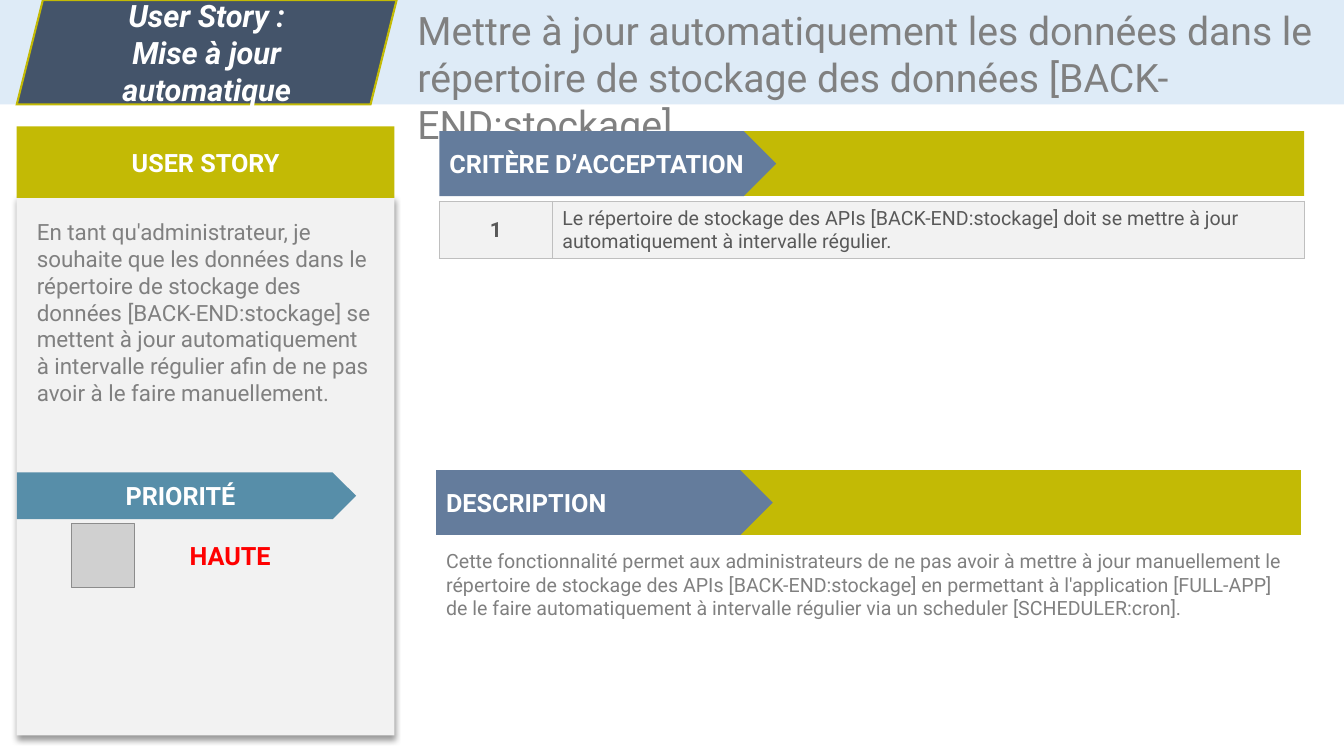
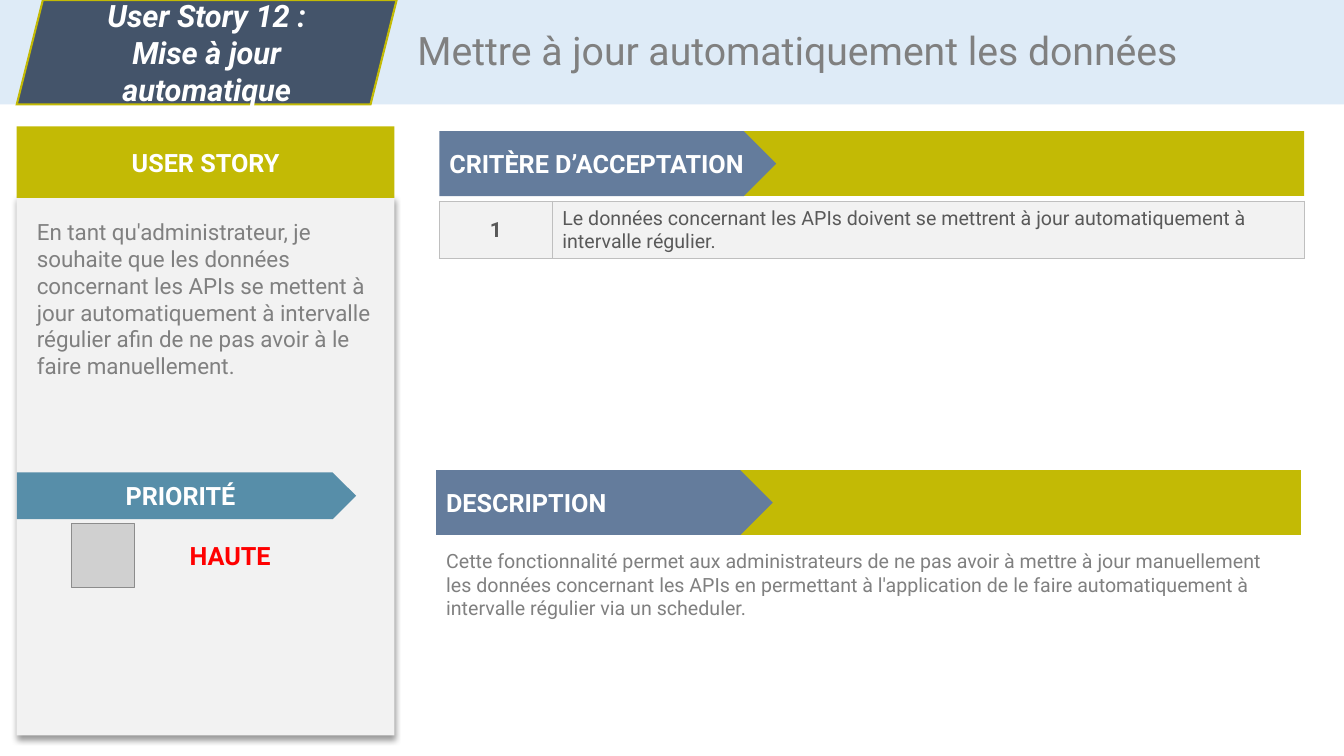
Before and after one commit to CC4K/api-catalog-development, a slide deck: slide 13 of reports/user-stories/user-stories.odp. Drawn at 1344x756 pixels with LibreOffice and Linux fonts; fonts in the diff are those of the drawing; grey boxes stand for pictures. Boxes give left, top, right and bottom in pixels: in the first picture for what was removed or moved away, otherwise in the second. Text is boxed around its words. In the diff, an @@ line names an element or a change of style, - is before the commit and + after.

Commit message:
Cahier des charges 85% terminé
Importé user stories propres
Exigences fonctionnelles et techniques avec MoSCoW
Glossaire

```diff
--- a/reports/user-stories/user-stories.odp
+++ b/reports/user-stories/user-stories.odp
@@ text in parallelogram at (x1=107, y1=0, x2=290, y2=34): text changed @@
-User Story :
+User Story 12 :
@@ text at (x1=417, y1=35, x2=1177, y2=74): text changed @@
-Mettre à jour automatiquement les données dans le répertoire de stockage des données [BACK-END:stockage]
+Mettre à jour automatiquement les données
@@ table at (x1=439, y1=201, x2=1304, y2=259) @@
-row 1, column 2: Le répertoire de stockage des APIs [BACK-END:stockage] doit se mettre à jour automatiquement à intervalle régulier.
+row 1, column 2: Le données concernant les APIs doivent se mettrent à jour automatiquement à intervalle régulier.
@@ text at (x1=37, y1=223, x2=370, y2=374): text changed @@
-En tant qu'administrateur, je souhaite que les données dans le répertoire de stockage des données [BACK-END:stockage] se mettent à jour automatiquement à intervalle régulier afin de ne pas avoir à le faire manuellement.
+En tant qu'administrateur, je souhaite que les données concernant les APIs se mettent à jour automatiquement à intervalle régulier afin de ne pas avoir à le faire manuellement.
@@ text at (x1=446, y1=553, x2=1261, y2=619): text changed @@
-Cette fonctionnalité permet aux administrateurs de ne pas avoir à mettre à jour manuellement le répertoire de stockage des APIs [BACK-END:stockage] en permettant à l'application [FULL-APP] de le faire automatiquement à intervalle régulier via un scheduler [SCHEDULER:cron].
+Cette fonctionnalité permet aux administrateurs de ne pas avoir à mettre à jour manuellement les données concernant les APIs en permettant à l'application de le faire automatiquement à intervalle régulier via un scheduler.
```
Also in this commit, not shown: 14 other slides changed, 1 slide added, 26 other files.
